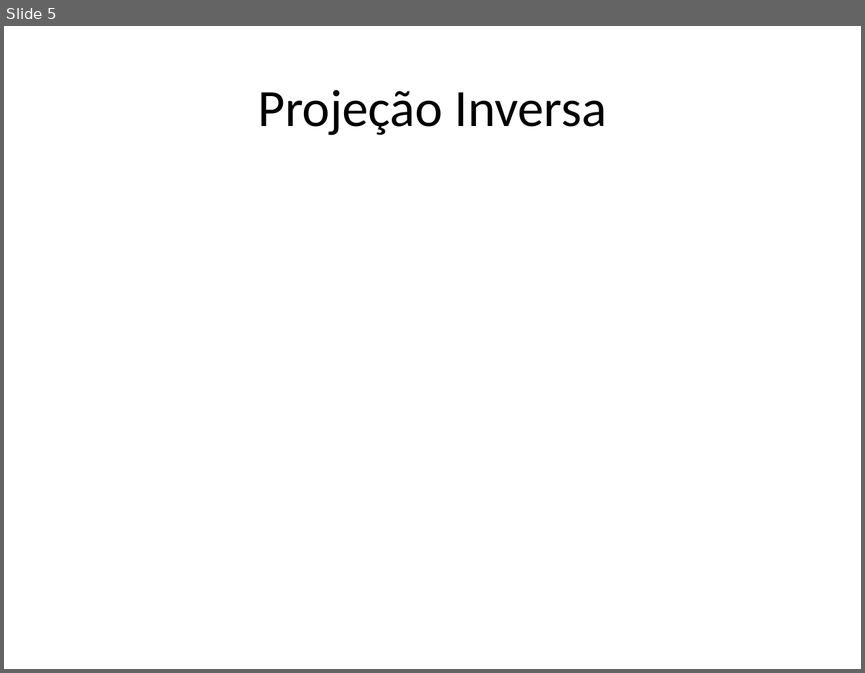
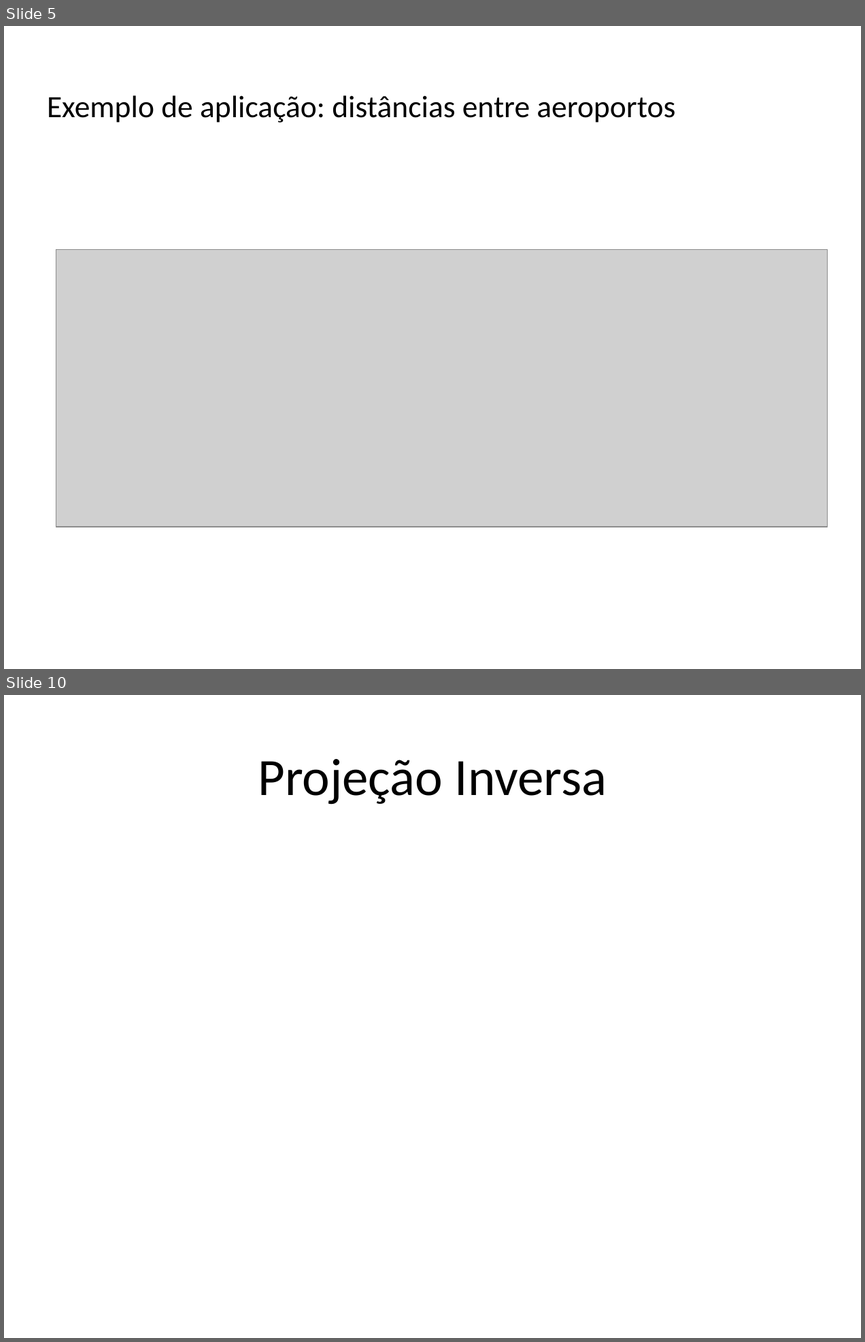
Before and after one commit to lquatrin/inf2031, a slide deck: pres.pptx. Shown one above the other, each under a label of ours: slide 5 before the commit, slides 5 and 10 after it; the slides between them are not shown. The pictures are 865x673 and 865x1342 pixels, drawn with LibreOffice and Linux fonts; fonts in the diff are those of the drawing; grey boxes stand for pictures. Boxes give left, top, right and bottom in pixels: in the first picture for what was removed or moved away, otherwise in the second. Text is boxed around its words. In the diff, an @@ line names an element or a change of style, - is before the commit and + after.

```diff
--- a/pres.pptx
+++ b/pres.pptx
@@ slide 5 added at [4, 26, 861, 669], background #FFFFFF @@
@@ text added at [47, 95, 675, 123], 26 pt, text #000000 @@
+Exemplo de aplicação: distâncias entre aeroportos
@@ picture added at [56, 250, 827, 526] @@
@@ what was slide 5 is now slide 10 @@
```
Also in this commit, not shown: 2 slides changed, 6 other slides added, 2 slides removed.
